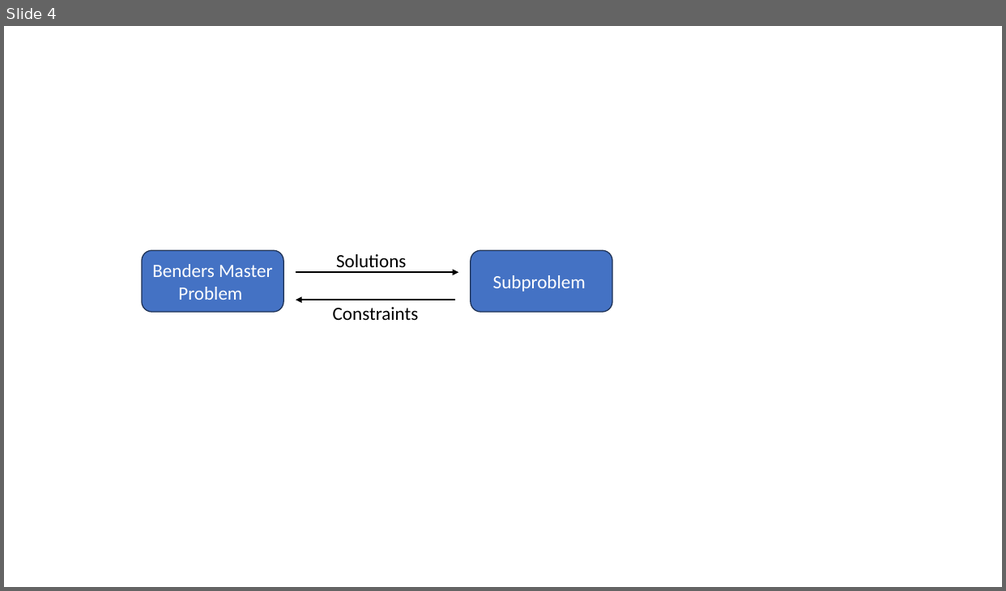
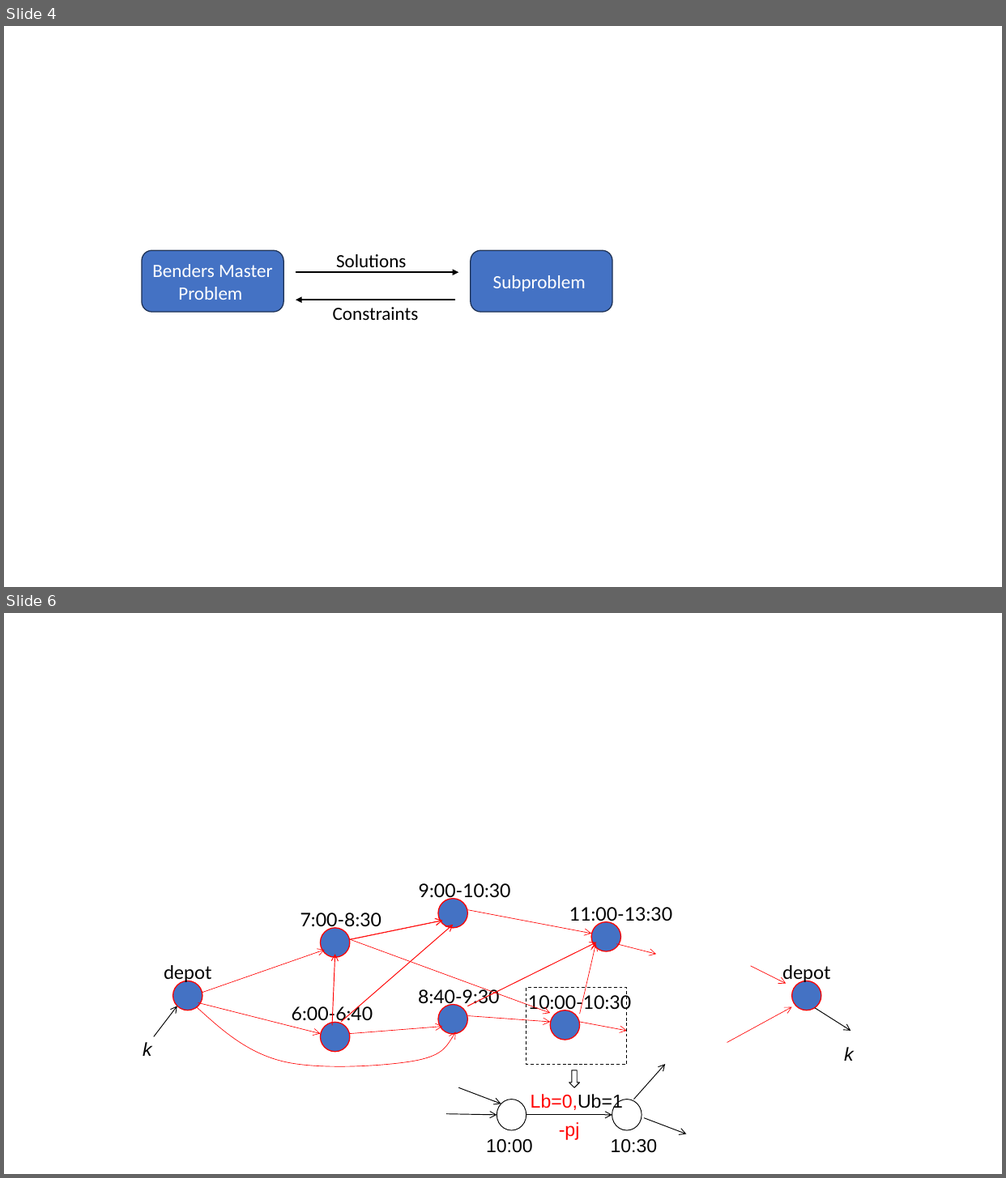
Before and after one commit to Dis-count/HKUST_TOPIC, a slide deck: Beamer/test.pptx. Shown one above the other, each under a label of ours: slide 4 before the commit, slides 4 and 6 after it; the slides between them are not shown. The pictures are 1006x591 and 1006x1178 pixels, drawn with LibreOffice and Linux fonts; fonts in the diff are those of the drawing. Boxes give left, top, right and bottom in pixels: in the first picture for what was removed or moved away, otherwise in the second. Text is boxed around its words. In the diff, an @@ line names an element or a change of style, - is before the commit and + after.

```diff
--- a/Beamer/test.pptx
+++ b/Beamer/test.pptx
@@ slide 6 added at (4,613,1002,1174), background #FFFFFF @@
@@ arrow added from (350, 940) to (443, 921), #FF0000 0.5 pt @@
@@ group added at (197,910,792,1071): 15 arrows, 1 freeform shape @@
@@ group added at (164,884,830,1052): 8 ellipses, 8 texts @@
+7:00-8:30
+9:00-10:30
+8:40-9:30
+6:00-6:40
+11:00-13:30
+10:00-10:30
+depot
+depot
@@ rectangle added at (526,988,627,1064), outline #000000 0.75 pt dashed @@
@@ arrow added from (154, 1037) to (177, 1006), #000000 0.75 pt @@
@@ arrow added from (815, 1008) to (850, 1031), #000000 0.75 pt @@
@@ text added at (143,1042,152,1056), 18 pt, text #000000, italic @@
+k
@@ text added at (844,1047,854,1061), 18 pt, text #000000, italic @@
+k
@@ down arrow added at (569,1071,580,1088), outline #000000 0.75 pt @@
@@ arrow added from (633, 1100) to (665, 1064), #000000 0.75 pt @@
@@ arrow added from (458, 1088) to (501, 1104), #000000 0.75 pt @@
@@ text added at (530,1094,623,1112), 18 pt, text #FF0000 @@
+Lb=0,Ub=1
@@ arrow added from (446, 1114) to (496, 1115), #000000 0.75 pt @@
@@ ellipse added at (496,1100,526,1131), outline #000000 0.75 pt @@
@@ arrow added from (526, 1115) to (612, 1115), #000000 0.75 pt @@
@@ text added at (559,1122,580,1140), 18 pt, text #FF0000 @@
+-pj
@@ ellipse added at (612,1100,641,1131), outline #000000 0.75 pt @@
@@ arrow added from (644, 1118) to (687, 1135), #000000 0.75 pt @@
@@ text added at (486,1139,533,1153), 18 pt, text #000000 @@
+10:00
@@ text added at (611,1139,658,1153), 18 pt, text #000000 @@
+10:30
```
Also in this commit, not shown: 3 other slides added, 19 other files.
